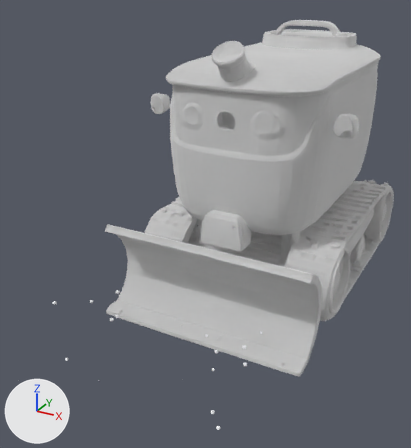
One commit to the glTF model urbanbot-s1.glb: the scene before it, then after it.
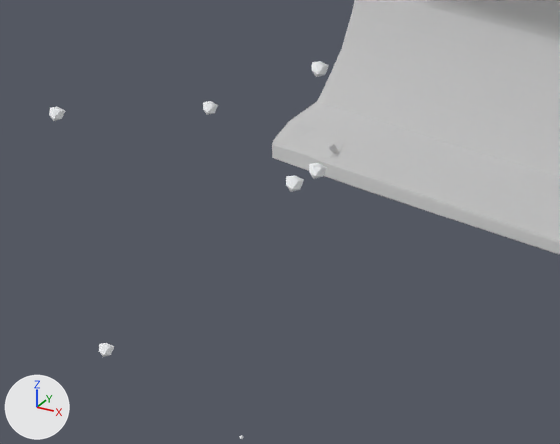
The first picture shows the older version from a camera (50 mm lens) standing at (0.662, -1.641, 0.943) and looking at (-0.084, -0.286, 0.265). The close-ups show the older and then the newer version on the part from 10% to 43% of the width and 62% to 85% of the height of that picture. Only the edits that show in the close-ups are written down. Lighting does not change. The marker at lower left points along +X, +Y and +Z. Where no turn or scale is listed for an object, it has been applied to the vertices.

In view in the first close-up: 'SnowFlake_12', 'SnowFlake_13', 'SnowFlake_14', 'SnowFlake_15', 'SnowFlake_16', 'SnowFlake_18', 'geometry_0'.
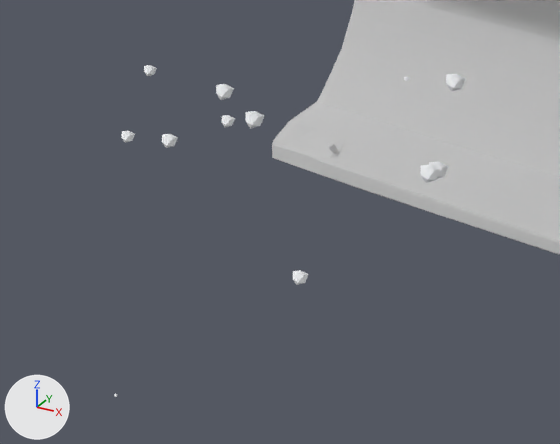
Location of each change, [x1, y1, x2, y2] in pixels of the close-ups (560 x 444 px):
'SnowFlake_12', moved, rescaled (11% wider, 11% taller): before [286, 175, 304, 192]; after [420, 164, 440, 183]
'SnowFlake_16', moved, rescaled (11% wider): before [312, 61, 329, 77]; after [446, 74, 465, 91]
'SnowFlake_18', moved, rescaled (12% wider, 13% taller): before [49, 107, 65, 121]; after [216, 84, 234, 100]
'SnowFlake_13', moved, rescaled (12% taller): before [309, 163, 327, 179]; after [429, 161, 448, 179]
'SnowFlake_15', moved, rescaled (7% taller): before [99, 343, 114, 357]; after [293, 270, 308, 285]
'SnowFlake_24', added: after [245, 111, 264, 129]
'SnowFlake_22', added: after [162, 134, 178, 148]
'SnowFlake_14', moved, rescaled (not visible afterwards): before [203, 101, 218, 115]
'SnowFlake_20', added: after [222, 115, 235, 127]
'SnowFlake_21', added: after [121, 131, 135, 143]
'SnowFlake_23', added: after [144, 65, 157, 76]

Diff of the bpy script that builds the scene:
```diff
--- a/urbanbot-s1.glb.py
+++ b/urbanbot-s1.glb.py
@@ ob_snowflake_12 @@
 ob_snowflake_12.parent = ob_snowspray
-ob_snowflake_12.location = (0.693, -0.128, -0.246)
-ob_snowflake_12.scale = (0.00575, 0.00575, 0.00575)
+ob_snowflake_12.location = (0.659, -0.0526, -0.235)
+ob_snowflake_12.scale = (0.00637, 0.00637, 0.00637)
@@ ob_snowflake_13 @@
 ob_snowflake_13.parent = ob_snowspray
-ob_snowflake_13.location = (0.606, -0.181, -0.303)
-ob_snowflake_13.scale = (0.00608, 0.00608, 0.00608)
+ob_snowflake_13.location = (0.587, -0.0989, -0.288)
+ob_snowflake_13.scale = (0.00675, 0.00675, 0.00675)
@@ ob_snowflake_14 @@
 ob_snowflake_14.parent = ob_snowspray
-ob_snowflake_14.location = (0.666, -0.212, -0.233)
-ob_snowflake_14.scale = (0.00498, 0.00498, 0.00498)
+ob_snowflake_14.location = (0.634, 0.141, -0.216)
+ob_snowflake_14.scale = (0.00548, 0.00548, 0.00548)
@@ ob_snowflake_15 @@
 ob_snowflake_15.parent = ob_snowspray
-ob_snowflake_15.location = (0.828, -0.161, -0.291)
-ob_snowflake_15.scale = (0.00458, 0.00458, 0.00458)
+ob_snowflake_15.location = (0.764, -0.0699, -0.25)
+ob_snowflake_15.scale = (0.00482, 0.00482, 0.00482)
@@ ob_snowflake_16 @@
 ob_snowflake_16.parent = ob_snowspray
-ob_snowflake_16.location = (0.591, -0.185, -0.237)
-ob_snowflake_16.scale = (0.00592, 0.00592, 0.00592)
+ob_snowflake_16.location = (0.576, -0.09, -0.227)
+ob_snowflake_16.scale = (0.00657, 0.00657, 0.00657)
@@ ob_snowflake_18 @@
 ob_snowflake_18.parent = ob_snowspray
-ob_snowflake_18.location = (0.663, -0.347, -0.279)
-ob_snowflake_18.scale = (0.00549, 0.00549, 0.00549)
+ob_snowflake_18.location = (0.628, -0.233, -0.248)
+ob_snowflake_18.scale = (0.00608, 0.00608, 0.00608)
@@ ob_snowflake_24 @@
+ob_snowflake_24 = bpy.data.objects.new('SnowFlake_24', me_snowflake)
+ob_snowflake_24.parent = ob_snowspray
+ob_snowflake_24.location = (0.603, -0.232, -0.281)
+ob_snowflake_24.scale = (0.00668, 0.00668, 0.00668)
@@ ob_snowflake_23 @@
+ob_snowflake_23 = bpy.data.objects.new('SnowFlake_23', me_snowflake)
+ob_snowflake_23.parent = ob_snowspray
+ob_snowflake_23.location = (0.647, -0.277, -0.235)
+ob_snowflake_23.scale = (0.00429, 0.00429, 0.00429)
@@ ob_snowflake_22 @@
+ob_snowflake_22 = bpy.data.objects.new('SnowFlake_22', me_snowflake)
+ob_snowflake_22.parent = ob_snowspray
+ob_snowflake_22.location = (0.657, -0.258, -0.276)
+ob_snowflake_22.scale = (0.00541, 0.00541, 0.00541)
@@ ob_snowflake_21 @@
+ob_snowflake_21 = bpy.data.objects.new('SnowFlake_21', me_snowflake)
+ob_snowflake_21.parent = ob_snowspray
+ob_snowflake_21.location = (0.701, -0.25, -0.246)
+ob_snowflake_21.scale = (0.00438, 0.00438, 0.00438)
@@ ob_snowflake_20 @@
+ob_snowflake_20 = bpy.data.objects.new('SnowFlake_20', me_snowflake)
+ob_snowflake_20.parent = ob_snowspray
+ob_snowflake_20.location = (0.658, -0.206, -0.246)
+ob_snowflake_20.scale = (0.00452, 0.00452, 0.00452)
```
